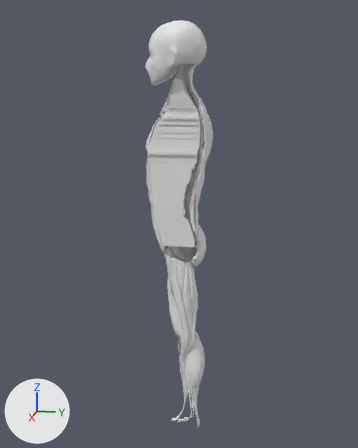
An edit to the glTF model public/models/body.glb, drawn before and after from the same camera.
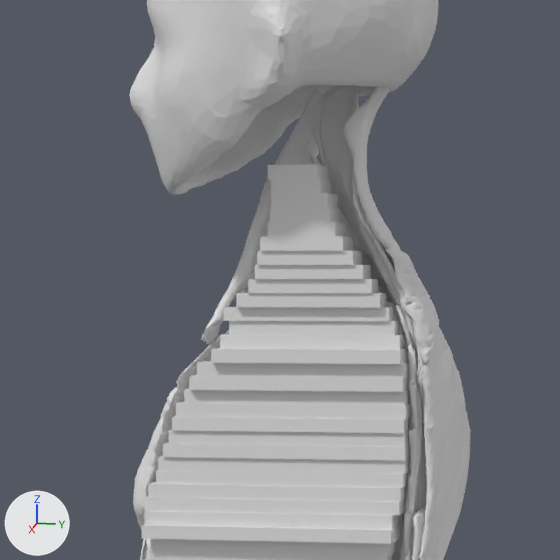
Each version is shown whole from a camera (50 mm lens) standing at (1.849, 0.382, 1.431) and looking at (-0.126, -0.013, 0.938), then close up on the part from 33% to 64% of the width and 10% to 35% of the height. Lighting does not change. The marker at lower left points along +X, +Y and +Z. The first two pictures are the older version. Where no turn or scale is listed for an object, it has been applied to the vertices. Vertices at exactly the same position are counted once.
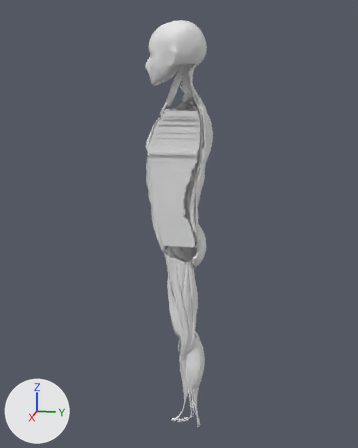
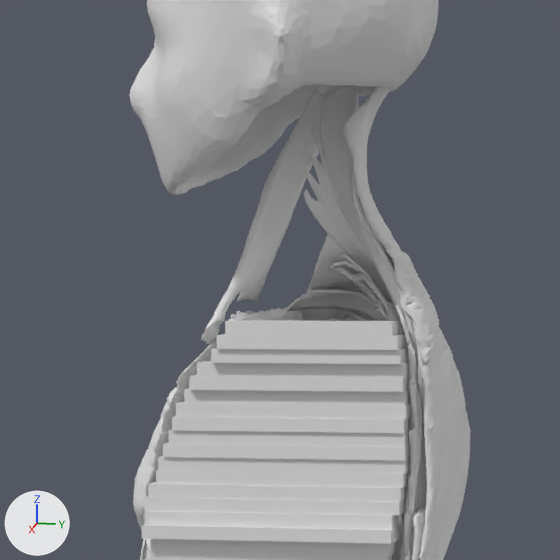
Boxes (x1, y1, x2, y2) around the edits, measured in the close-ups (560 x 560 px; the box of a moved part takes in the faces that stretch with it):
'Mesh_44', reshaped: before (142, 164, 410, 560); after (142, 320, 410, 560)
part 1 of me_mesh_44, deleted: before (224, 164, 393, 321)
part 2 of me_mesh_44, moved or reshaped: before (220, 321, 403, 350); after (217, 320, 406, 350)
'Mesh_37', unchanged, uncovered by the edit: before (309, 127, 395, 306); after (304, 127, 395, 306)
'Mesh_60', unchanged, uncovered by the edit: before (389, 305, 412, 560); after (285, 289, 412, 560)

The edits, one by one:
me_mesh_44 is used by ob_mesh_44; location (-0.118, 0.209, -0.365).
Verts and faces of me_mesh_44; kept vertices keep their numbers, new ones are numbered from 503.
Before the commit, vertices of me_mesh_44: 399 (0.11, -0.255, 1.745), 400 (0.11, -0.255, 1.755) at pixel (225, 334), 401 (0.11, -0.12, 1.755) at pixel (403, 335), 402 (0.11, -0.12, 1.745) at pixel (403, 348), 403 (0.127, -0.12, 1.755) at pixel (399, 335).
Before the commit, vertices of me_mesh_44: 404 (0.127, -0.12, 1.745) at pixel (399, 349), 405 (0.127, -0.255, 1.755) at pixel (220, 334), 406 (0.127, -0.255, 1.745) at pixel (220, 348), 407 (0.111, -0.248, 1.755), 408 (0.111, -0.248, 1.765).
Before the commit, vertices of me_mesh_44: 409 (0.111, -0.124, 1.765) at pixel (398, 321), 410 (0.111, -0.124, 1.755) at pixel (397, 335), 411 (0.126, -0.124, 1.765) at pixel (394, 321), 412 (0.126, -0.124, 1.755) at pixel (394, 335), 413 (0.126, -0.248, 1.765) at pixel (228, 320).
Before the commit, vertices of me_mesh_44: 414 (0.126, -0.248, 1.755) at pixel (228, 334).
me_mesh_44 had 503 vertices, 756 faces and spanned x 0.098..0.139, y -0.314..-0.115, z 1.245..1.874.
me_mesh_44 now has 415 vertices, 624 faces and spans x 0.098..0.139, y -0.314..-0.115, z 1.245..1.765.
me_mesh_44 part 1: 11 loose pieces with 88 vertices, spanning x 0.098..0.139, y -0.252..-0.128, z 1.765..1.874, are deleted.
Part 2, on me_mesh_44:
Vertices 399 to 402 move by (-0.012, 0.0, 0.0).
Vertices 403 to 406 move by (0.012, 0.0, 0.0).
Vertices 407 to 410 move by (-0.013, 0.0, 0.0).
Vertices 411 to 414 move by (0.013, 0.0, 0.0).
